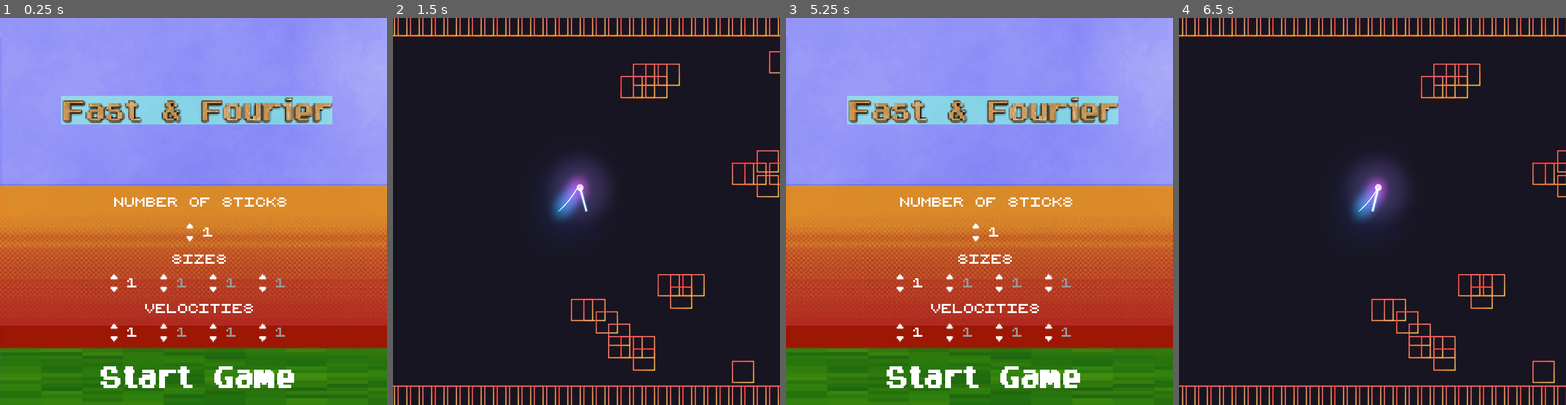
Above: before the commit, frames 1-4 (left to right).
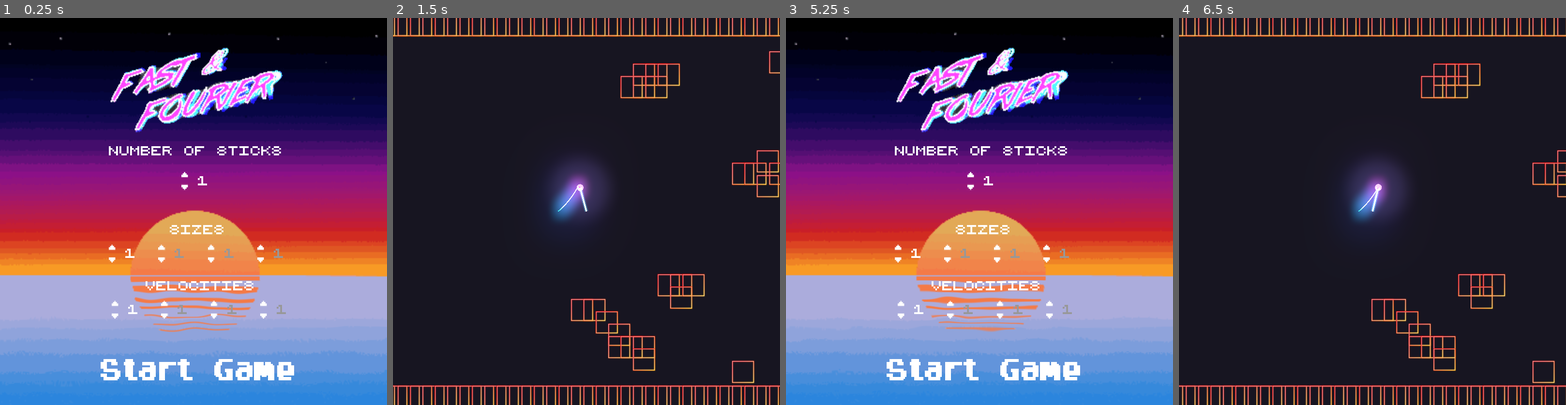
Above: after the commit, the same moments.

Repository: fyodordev/fourier-game
Game: Godot game, scene res://scenes/start_screen/titlescreen.tscn
Same seed, same stepped clock (60 frames per second), same inputs: the game is played once before the commit and once after it. The engine's default icon, where the game draws it, is replaced by a stand-in: a white triangle on a blue panel in a dark square.
Inputs (mouse positions are in pixels of both pictures, inside the frame that each line leads up to; where the layout moved, square brackets give the same spot in the first picture):
- Up to frame 1 (0.25 s): no input
- Up to frame 2 (1.5 s): click (590, 370) [590, 377] at 0.5 s
- Up to frame 3 (5.25 s): no input
- Up to frame 4 (6.5 s): click (1376, 370) [1376, 377] at 5.75 s

The runs differ from the first frame. In frame 1, 99% of the frame differs, in the area x 0-100%, y 0-100%; in frame 2, nothing differs; in frame 3, 99%; in frame 4, nothing differs.

Commit message:
New Titlescreen

Diff:
--- a/scenes/start_screen/titlescreen.gd
+++ b/scenes/start_screen/titlescreen.gd
@@ -41,7 +41,8 @@
 	pass
 
 func _physics_process(delta):
-	get_node("Sprite/AnimationPlayer").play("grass")
+	pass
+	#get_node("Sprite/AnimationPlayer").play("grass")
 	#var placeholder="Node2D%s"
 
 
--- a/scenes/start_screen/titlescreen.tscn
+++ b/scenes/start_screen/titlescreen.tscn
@@ -1,9 +1,9 @@
 [gd_scene load_steps=17 format=2]
 
 [ext_resource path="res://scenes/start_screen/titlescreen.gd" type="Script" id=1]
-[ext_resource path="res://scenes/start_screen/assets/start.png" type="Texture" id=2]
-[ext_resource path="res://shared/8bit16.ttf" type="DynamicFontData" id=3]
-[ext_resource path="res://scenes/start_screen/assets/grass.png" type="Texture" id=4]
+[ext_resource path="res://scenes/start_screen/assets/titlescreen.png" type="Texture" id=2]
+[ext_resource path="res://scenes/start_screen/assets/grass.png" type="Texture" id=3]
+[ext_resource path="res://shared/8bit16.ttf" type="DynamicFontData" id=4]
 [ext_resource path="res://scenes/start_screen/assets/Start-Game_hover.png" type="Texture" id=5]
 [ext_resource path="res://scenes/start_screen/assets/Start-Game.png" type="Texture" id=6]
 [ext_resource path="res://scenes/start_screen/assets/down.png" type="Texture" id=7]
@@ -11,38 +11,64 @@
 [ext_resource path="res://scenes/main/counter.tscn" type="PackedScene" id=9]
 [ext_resource path="res://scenes/start_screen/assets/ui_down.wav" type="AudioStream" id=10]
 [ext_resource path="res://scenes/start_screen/assets/ui_up.wav" type="AudioStream" id=11]
-[ext_resource path="res://scenes/main/assets/Cloud.png" type="Texture" id=12]
-
-[sub_resource type="DynamicFont" id=1]
+[ext_resource path="res://scenes/start_screen/assets/logo.png" type="Texture" id=12]
+
+[sub_resource type="Shader" id=1]
+code = "//Watershader from https://github.com/Gonkee/Gonkees-Shaders/blob/master/water.shader
+
+shader_type canvas_item;
+
+float rand(vec2 coord){
+	return fract(sin(dot(coord, vec2(12.9898, 78.233)))* 43758.5453123);
+}
+
+float noise(vec2 coord){
+	vec2 i = floor(coord);
+	vec2 f = fract(coord);
+
+	// 4 corners of a rectangle surrounding our point
+	float a = rand(i);
+	float b = rand(i + vec2(1.0, 0.0));
+	float c = rand(i + vec2(0.0, 1.0));
+	float d = rand(i + vec2(1.0, 1.0));
+
+	vec2 cubic = f * f * (3.0 - 2.0 * f);
+
+	return mix(a, b, cubic.x) + (c - a) * cubic.y * (1.0 - cubic.x) + (d - b) * cubic.x * cubic.y;
+}
+
+void fragment(){
+
+	vec2 noisecoord1 = UV*18.0;
+	vec2 noisecoord2 = UV*18.0+4.0;
+	//float mytime=floor(TIME*4.0); // In case you want to cut fps
+	float mytime=TIME;
+	vec2 motion1 = vec2(mytime* 0.5, mytime* 0.5);
+
+	//vec2 motion2 = vec2(TIME * 0.1, TIME * 0.5);
+
+	vec2 distort1 = vec2(noise(noisecoord1 + motion1), noise(noisecoord2 + motion1)) - vec2(0.5);
+	//vec2 distort2 = vec2(noise(noisecoord1 + motion2), noise(noisecoord2 + motion2)) - vec2(0.5);
+
+	vec2 distort_sum = ( distort1) / 100.0;
+
+	vec4 color = textureLod(SCREEN_TEXTURE, SCREEN_UV + distort_sum, 0.0);
+	color.rgb*=1.0;
+	COLOR=color;
+	}"
+
+[sub_resource type="ShaderMaterial" id=2]
+shader = SubResource( 1 )
+
+[sub_resource type="DynamicFont" id=3]
 size = 120
 outline_color = Color( 0, 0, 0, 1 )
-font_data = ExtResource( 3 )
-
-[sub_resource type="Animation" id=2]
-resource_name = "New Anim"
-loop = true
-
-[sub_resource type="Animation" id=3]
-resource_name = "grass"
-length = 0.8
-loop = true
-tracks/0/type = "value"
-tracks/0/path = NodePath(".:frame")
-tracks/0/interp = 1
-tracks/0/loop_wrap = true
-tracks/0/imported = false
-tracks/0/enabled = true
-tracks/0/keys = {
-"times": PoolRealArray( 0, 0.2, 0.4, 0.6 ),
-"transitions": PoolRealArray( 1, 1, 1, 1 ),
-"update": 0,
-"values": [ 2, 3, 1, 2 ]
-}
+font_data = ExtResource( 4 )
 
 [sub_resource type="DynamicFont" id=4]
 size = 77
 outline_color = Color( 0, 0, 0, 1 )
-font_data = ExtResource( 3 )
+font_data = ExtResource( 4 )
 
 [node name="Node2D" type="Control"]
 script = ExtResource( 1 )
@@ -52,6 +78,12 @@
 margin_bottom = 2016.0
 texture = ExtResource( 2 )
 stretch_mode = 1
+
+[node name="WaterShader" type="Sprite" parent="."]
+material = SubResource( 2 )
+position = Vector2( 1019.92, 1689.18 )
+scale = Vector2( 54.1296, 41.7816 )
+texture = ExtResource( 3 )
 
 [node name="StartGame" type="Label" parent="."]
 visible = false
@@ -59,37 +91,24 @@
 margin_top = 1563.42
 margin_right = 1483.92
 margin_bottom = 1638.42
-custom_fonts/font = SubResource( 1 )
+custom_fonts/font = SubResource( 3 )
 text = "Start Game"
-
-[node name="Sprite" type="Sprite" parent="."]
-editor/display_folded = true
-position = Vector2( 1004.59, 1854.56 )
-rotation = -3.14159
-scale = Vector2( 211.207, -18.3199 )
-texture = ExtResource( 4 )
-hframes = 4
-frame = 2
-
-[node name="AnimationPlayer" type="AnimationPlayer" parent="Sprite"]
-playback_speed = 1.5
-"anims/New Anim" = SubResource( 2 )
-anims/grass = SubResource( 3 )
 
 [node name="StartGameSprite" type="TextureButton" parent="."]
 margin_left = 512.0
-margin_top = 1792.0
+margin_top = 1752.77
 margin_right = 1528.0
-margin_bottom = 1920.0
+margin_bottom = 1880.77
 texture_normal = ExtResource( 5 )
 texture_hover = ExtResource( 6 )
 expand = true
 
 [node name="Label" type="Label" parent="."]
-margin_left = 576.0
-margin_top = 928.0
-margin_right = 1504.0
-margin_bottom = 977.002
+editor/display_folded = true
+margin_left = 549.444
+margin_top = 662.438
+margin_right = 1477.44
+margin_bottom = 711.44
 custom_fonts/font = SubResource( 4 )
 text = "Number of Sticks"
 align = 1
@@ -120,10 +139,11 @@
 expand = true
 
 [node name="Vel" type="Control" parent="."]
-margin_left = -384.0
-margin_top = 480.0
-margin_right = -344.0
-margin_bottom = 520.0
+editor/display_folded = true
+margin_left = -380.205
+margin_top = 362.362
+margin_right = -340.205
+margin_bottom = 402.362
 __meta__ = {
 "_edit_group_": true
 }
@@ -156,10 +176,10 @@
 
 [node name="Siz" type="Control" parent="."]
 editor/display_folded = true
-margin_left = -384.0
-margin_top = 224.0
-margin_right = -344.0
-margin_bottom = 264.0
+margin_left = -395.384
+margin_top = 72.209
+margin_right = -355.384
+margin_bottom = 112.209
 __meta__ = {
 "_edit_group_": true
 }
@@ -193,13 +213,9 @@
 [node name="ui_up_sound" type="AudioStreamPlayer" parent="."]
 stream = ExtResource( 11 )
 
-[node name="Cloud" type="KinematicBody2D" parent="."]
-editor/display_folded = true
-visible = false
-
-[node name="Sprite" type="Sprite" parent="Cloud"]
-position = Vector2( 3136, 704 )
-scale = Vector2( 16.5625, 16.0826 )
+[node name="logo" type="Sprite" parent="."]
+position = Vector2( 1056.19, 804.922 )
+scale = Vector2( 5, 5 )
 texture = ExtResource( 12 )
 [connection signal="pressed" from="StartGameSprite" to="." method="_on_StartGameSprite_pressed"]
 [connection signal="pressed" from="Label/number_sticks/number_down" to="." method="_on_number_down_pressed"]
Binary file added: scenes/start_screen/assets/logo.png
Binary file added: scenes/start_screen/assets/titlescreen.png
